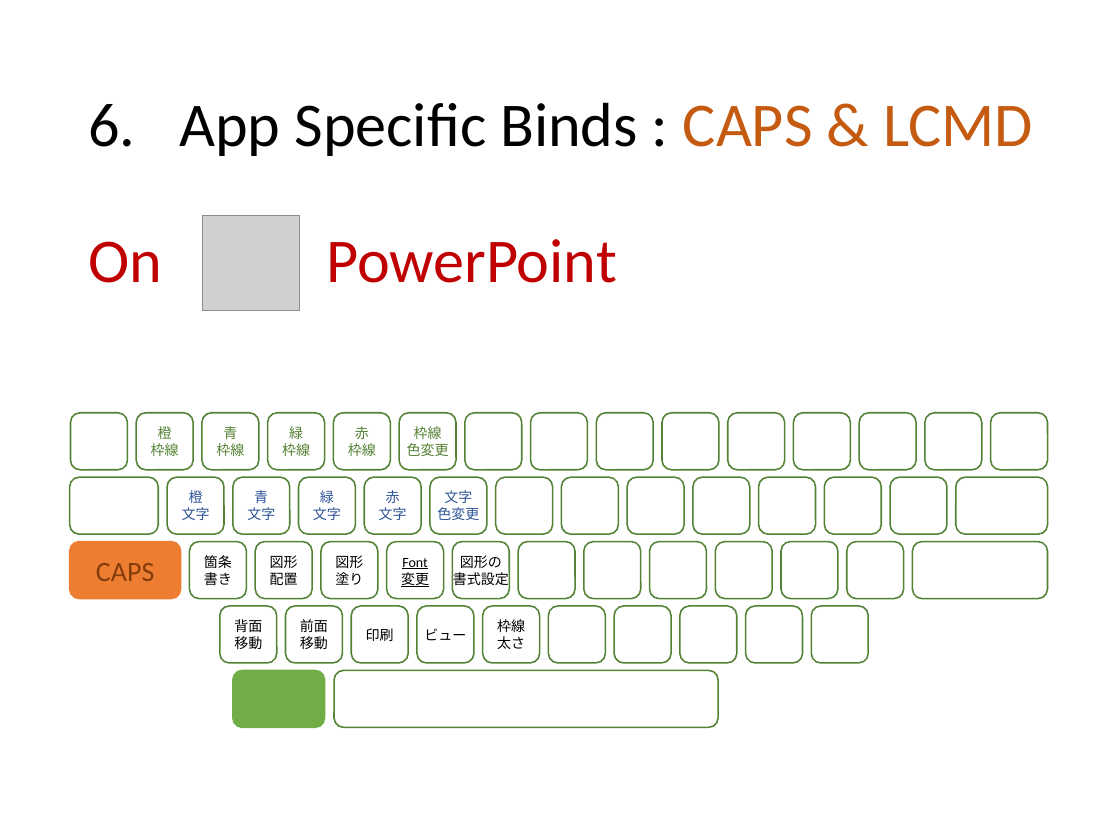
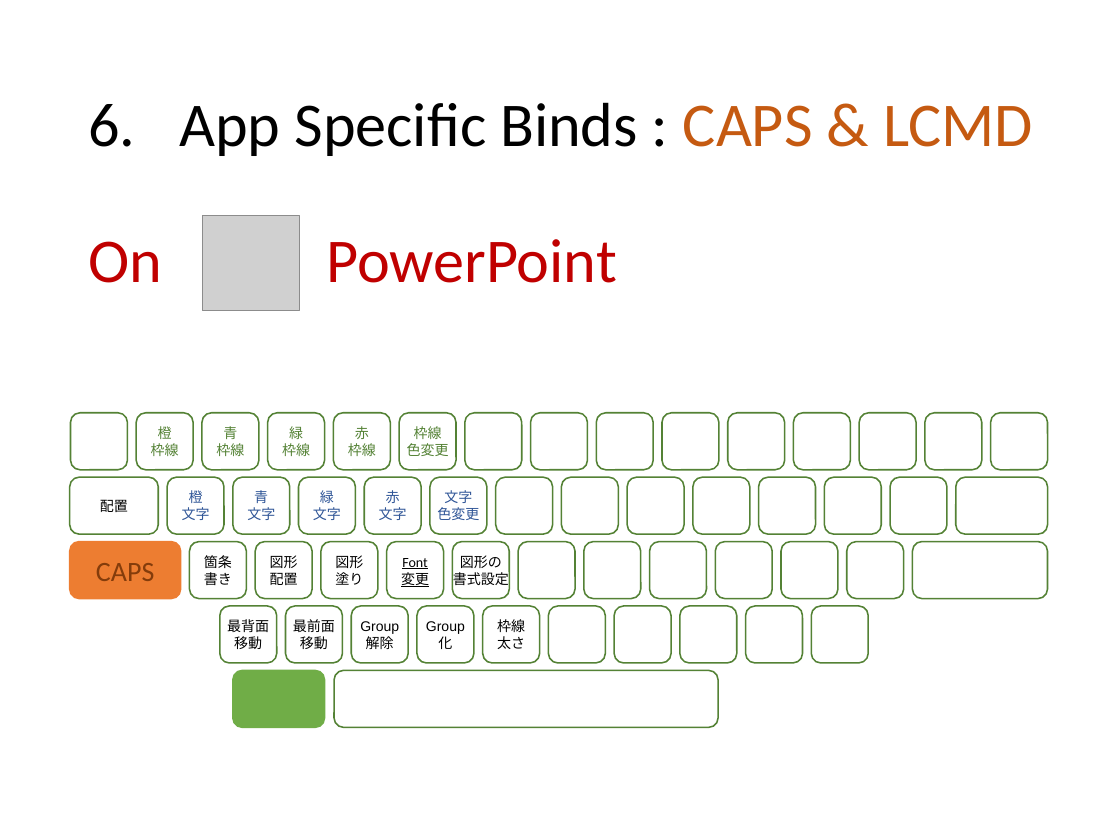
Before and after one commit to ittooo66/myAHK, a slide deck: slide 11 of MANUAL.pptx. Drawn at 1120x840 pixels with LibreOffice and Linux fonts; fonts in the diff are those of the drawing; grey boxes stand for pictures. Boxes give left, top, right and bottom in pixels: in the first picture for what was removed or moved away, otherwise in the second. Text is boxed around its words. In the diff, an @@ line names an element or a change of style, - is before the commit and + after.

```diff
--- a/MANUAL.pptx
+++ b/MANUAL.pptx
@@ text in rounded rectangle at (100, 497, 128, 515): text added @@
+配置
@@ text in rounded rectangle at (227, 619, 269, 632): text changed @@
-背面
+最背面
@@ text in rounded rectangle at (293, 619, 335, 632): text changed @@
-前面
+最前面
@@ text in rounded rectangle at (360, 621, 399, 649): text changed @@
-印刷
+Group
+解除
@@ text in rounded rectangle at (426, 621, 465, 649): text changed; font Calibri to Arial @@
-ビュー
+Group
+化
```
Also in this commit, not shown: 5 other slides changed, 6 slides added, 5 slides removed, 2 other files.
